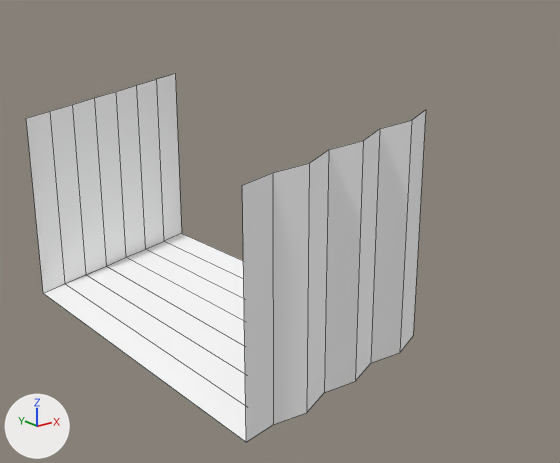
What one commit did to the FBX model cubeman-source-code/Assets/Models/Scenario/Level Prologue Cubecity/Buildings/Holes/model-destruction-scenario-static-level0-road-hole-3.fbx.
Both versions are drawn from a 50 mm camera at (-31.7, -56.8, 14.5) aimed at (10.9, -3.5, -6.8). Lighting does not change. The marker at lower left points along +X, +Y and +Z. Mesh edges are drawn as thin lines.

Names of what the first picture shows: 'hole'.
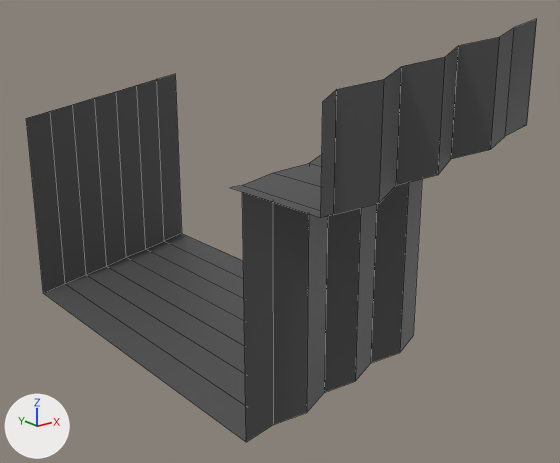
Where the change shows, as pixel boxes [x1, y1, x2, y2] in the pictures (560 x 463 px):
'hole', reshaped (28% wider, 15% taller): before [26, 74, 426, 442]; after [26, 19, 537, 442]
part 1 of me_scene_004, added (black): after [231, 19, 537, 218]
part 2 of me_scene_004, recoloured (white to grey): [26, 74, 422, 442] in both

What changed in the scene script:
```text
Add img_texture_scenario_static_level0_hole_3_png:
    img_texture_scenario_static_level0_hole_3_png = load_image('texture-scenario-static-level0-hole-3.png', 'Textures/texture-scenario-static-level0-hole-3.png', 512, 512, 'sRGB')
Add mat_material_concrete:
    mat_material_concrete = principled_material('material_concrete')
    mat_material_concrete.texture = img_texture_scenario_static_level0_hole_3_png
Change me_scene_004:
    used by ob_hole; location = (0.0, 0.0, 0.0)
    remove me_scene_004.from_pydata(...)  # 32 vertices, 21 faces; spans x -1.0..17.8, y -15.0..25.2, z -18.9..4.9
    add me_scene_004.from_pydata(...)  # 51 vertices, 37 faces; spans x -2.0..17.8, y -24.7..25.2, z -18.9..12.4
    me_scene_004 part 1
    19 vertices are added at x -2.0..17.8, y -24.7..-14.1, z 1.4..12.4
    16 new faces join them
    me_scene_004 part 2: 21 faces spanning x -1.0..17.8, y -15.0..25.2, z -18.9..4.9 switch from mat_material_scenario_static_road_leve0_complete_boss (white #ffffff) to mat_material_concrete (picture img_texture_scenario_static_level0_hole_3_png)
```
